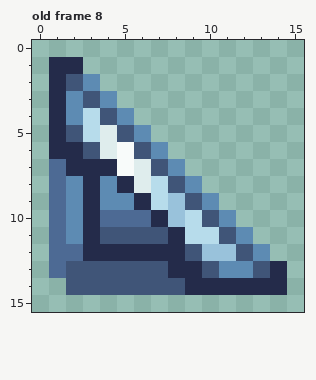
Pixel-art file, stored at public/assets/graphics/snek-box.ase. This is how it looked before the edit.
16x16 pixels, 8 frames. Shown: old frame 8.
The result:
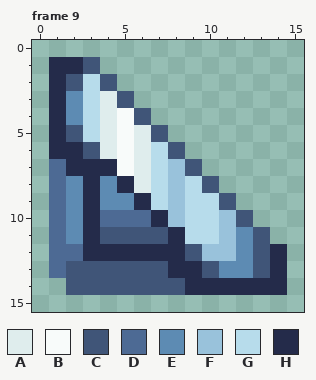
Palette (. is transparent): A #dfeded  B #f8fbfa  C #405578  D #4d6a94  E #5d8bb3  F #99c2db  G #b7dceb  H #242b4a
A new or re-ordered frame is compared with the old frame closest to it.
Edits made:
frames 8 -> 9
--- frame 9 is new; against old frame 8
@@ x 0..15 @@
  0 ................
- 1 .HH.............
- 2 .HCE............
- 3 .HECE...........
- 4 .HEGCE..........
- 5 .HCGACE.........
- 6 .HHCABCE........
- 7 .DHHHBACE.......
- 8 .DEHEHAGCE......
- 9 .DEHEEHGFCE.....
-10 .DEHDDDHFGCE....
-11 .DEHCCCCHGGCE...
-12 .DDHHHHHHCFFCE..
+ 1 .HHC............
+ 2 .HCGC...........
+ 3 .HEGAC..........
+ 4 .HEGABC.........
+ 5 .HCGABAC........
+ 6 .HHCABAGC.......
+ 7 .DHHHBAGFC......
+ 8 .DEHEHAGFGC.....
+ 9 .DEHEEHGFGGC....
+10 .DEHDDDHFGGFC...
+11 .DEHCCCCHGGFEC..
+12 .DDHHHHHHCFFECH.
 13 .DCCCCCCHHCEECH.
Boxes around the changes in both pictures, in picture pixels (x1, y1, x2, y2):
changed: (83, 57, 287, 261)
